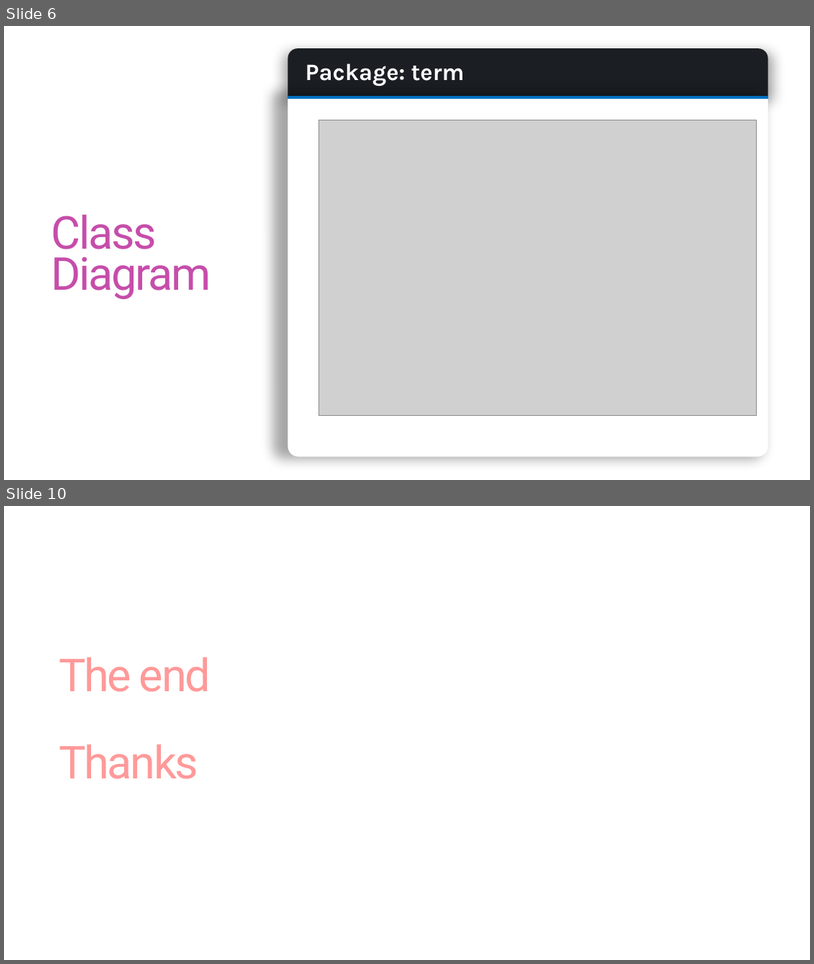
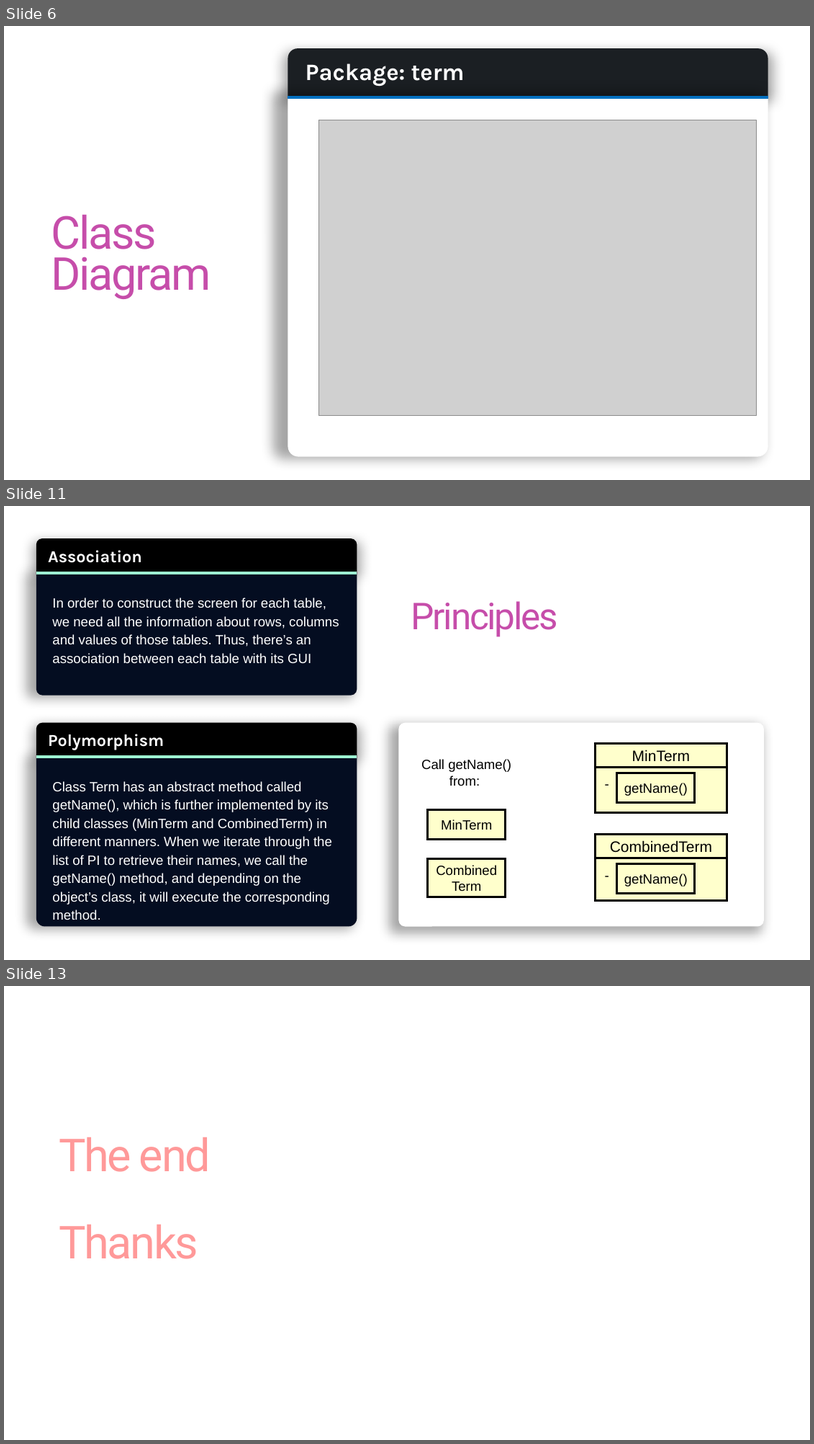
Before and after one commit to jazzDung/OOP.DSAI.20202.6, a slide deck: presentation.pptx. Shown one above the other, each under a label of ours: slides 6 and 10 before the commit, slides 6, 11 and 13 after it; the slides between them are not shown. The pictures are 814x964 and 814x1444 pixels, drawn with LibreOffice and Linux fonts; fonts in the diff are those of the drawing; grey boxes stand for pictures. Boxes give left, top, right and bottom in pixels: in the first picture for what was removed or moved away, otherwise in the second. Text is boxed around its words. In the diff, an @@ line names an element or a change of style, - is before the commit and + after.

```diff
--- a/presentation.pptx
+++ b/presentation.pptx
@@ slide 11 added at (4,506,810,960), background #FFFFFF @@
@@ group added at (36,538,358,695): 2 round same rects, 2 texts, 1 line @@
+Association
+In order to construct the screen for each table, we need all the information about rows, columns and values of those tables. Thus, there’s an association between each table with its GUI
@@ text added at (412,601,558,637), 44 pt, text gradient #C64DAA to #3581F5 @@
+Principles
@@ rounded rectangle added at (399,722,765,926), fill #FFFFFF @@
@@ rectangle added at (596,743,728,767), fill #FFFFCC, outline #000000 2.5 pt, 18 pt, text #000000 @@
+MinTerm
@@ text added at (422,759,512,785), 16 pt, text #000000 @@
+Call getName()
+from:
@@ group added at (36,723,358,926): 2 round same rects, 2 texts, 1 line @@
+Polymorphism
+Class Term has an abstract method called getName(), which is further implemented by its child classes (MinTerm and CombinedTerm) in different manners. When we iterate through the list of PI to retrieve their names, we call the getName() method, and depending on the object’s class, it will execute the corresponding method.
@@ rectangle added at (596,767,728,812), fill #FFFFCC, outline #000000 2.5 pt @@
@@ text added at (617,778,680,792), 16 pt, text #000000 @@
+- getName()
@@ rectangle added at (617,773,695,803), fill #FFFFCC, outline #000000 2.5 pt, 16 pt, text #000000 @@
+getName()
@@ rectangle added at (428,810,506,839), fill #FFFFCC, outline #000000 2.5 pt, 16 pt, text #000000 @@
+MinTerm
@@ rectangle added at (596,834,728,858), fill #FFFFCC, outline #000000 2.5 pt, 18 pt, text #000000 @@
+CombinedTerm
@@ rectangle added at (428,859,506,897), fill #FFFFCC, outline #000000 2.5 pt, 16 pt, text #000000 @@
+CombinedTerm
@@ rectangle added at (596,858,728,901), fill #FFFFCC, outline #000000 2.5 pt @@
@@ text added at (617,869,680,883), 16 pt, text #000000 @@
+- getName()
@@ rectangle added at (617,864,695,893), fill #FFFFCC, outline #000000 2.5 pt, 16 pt, text #000000 @@
+getName()
@@ what was slide 10 is now slide 13 @@
```
Also in this commit, not shown: 4 slides changed, 4 other slides added, 2 slides removed, 9 other files.
